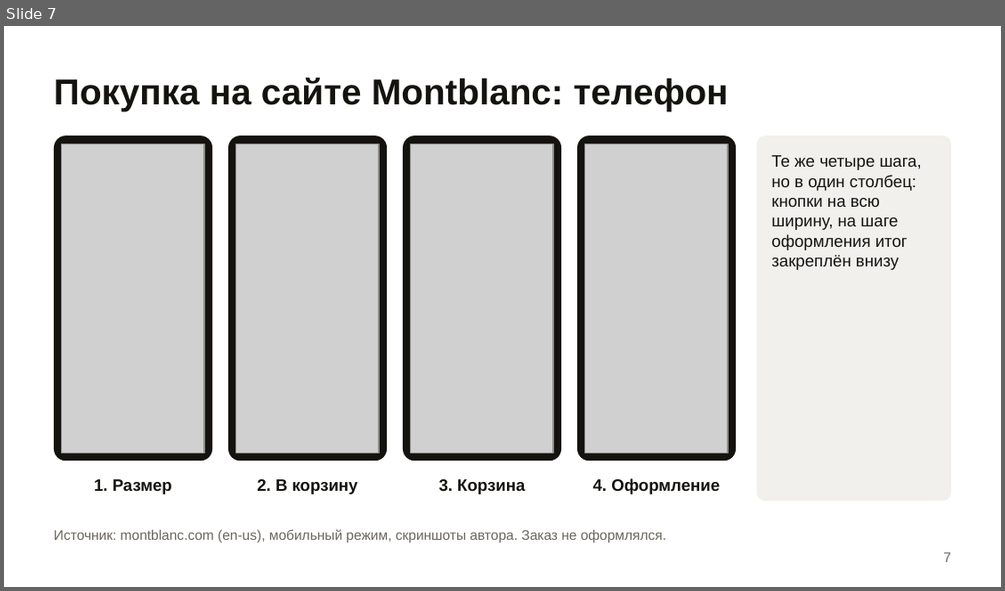
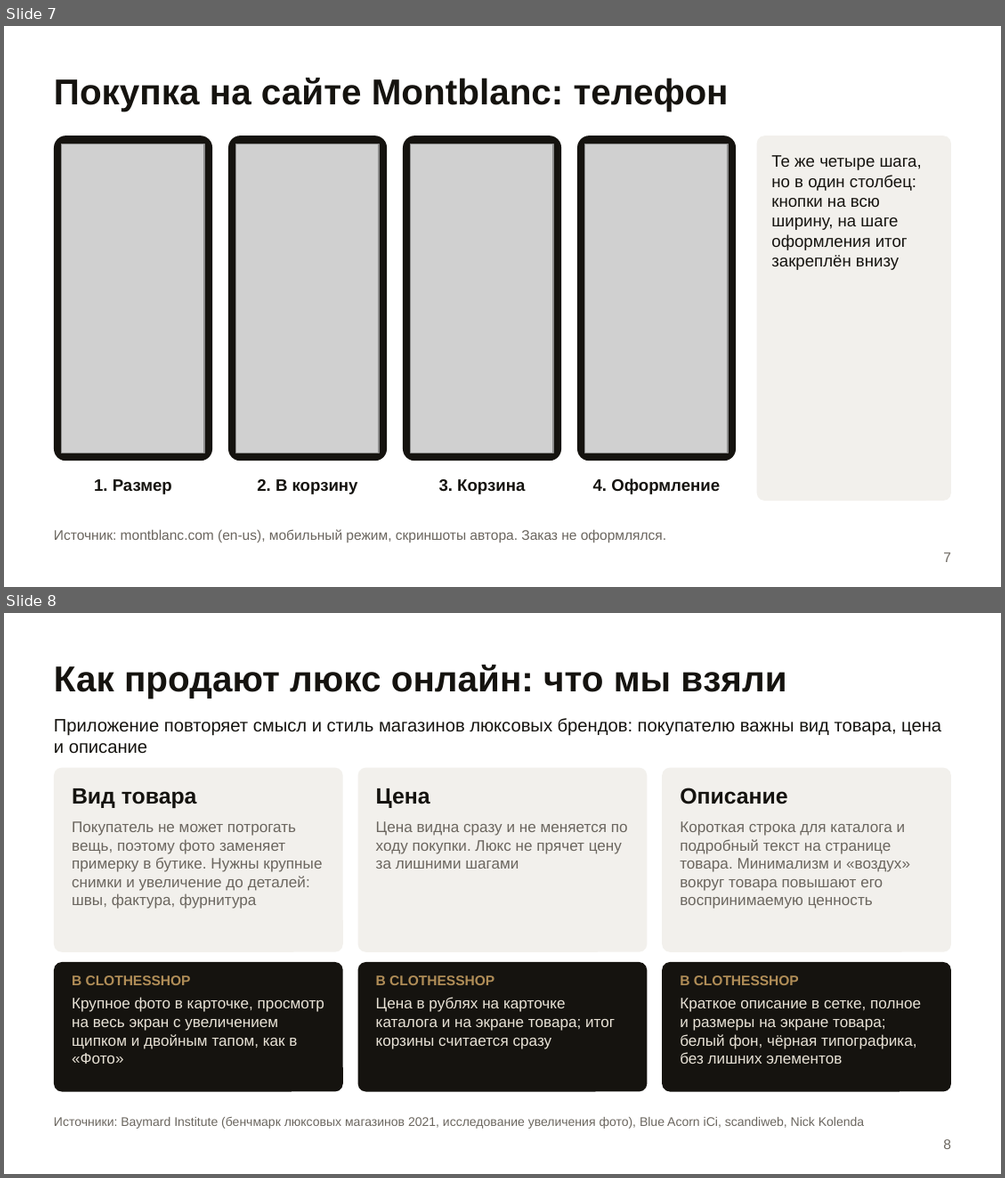
Before and after one commit to Kronos0041/OtusFinalize, a slide deck: presentation/ClothesShop-Diploma.pptx. Shown one above the other, each under a label of ours: slide 7 before the commit, slides 7 and 8 after it. The pictures are 1005x591 and 1005x1178 pixels, drawn with LibreOffice and Linux fonts; fonts in the diff are those of the drawing; grey boxes stand for pictures. Boxes give left, top, right and bottom in pixels: in the first picture for what was removed or moved away, otherwise in the second. Text is boxed around its words. In the diff, an @@ line names an element or a change of style, - is before the commit and + after.

```diff
--- a/presentation/ClothesShop-Diploma.pptx
+++ b/presentation/ClothesShop-Diploma.pptx
@@ slide 8 added at (4,613,1001,1174), background #FFFFFF @@
@@ text added at (54,665,786,698), 26 pt, text #15130F, bold @@
+Как продают люкс онлайн: что мы взяли
@@ text added at (54,718,941,754), 13 pt, text #15130F @@
+Приложение повторяет смысл и стиль магазинов люксовых брендов: покупателю важны вид товара, цена и описание
@@ rounded rectangle added at (54,768,343,952), fill #F2F0EC @@
@@ rounded rectangle added at (358,768,647,952), fill #F2F0EC @@
@@ rounded rectangle added at (662,768,951,952), fill #F2F0EC @@
@@ text added at (72,788,197,808), 16 pt, text #15130F, bold @@
+Вид товара
@@ text added at (376,788,430,808), 16 pt, text #15130F, bold @@
+Цена
@@ text added at (680,787,787,804), 16 pt, text #15130F, bold @@
+Описание
@@ text added at (72,821,322,908), 11 pt, text #6B665F @@
+Покупатель не может потрогать вещь, поэтому фото заменяет примерку в бутике. Нужны крупные снимки и увеличение до деталей: швы, фактура, фурнитура
@@ text added at (376,821,628,868), 11 pt, text #6B665F @@
+Цена видна сразу и не меняется по ходу покупки. Люкс не прячет цену за лишними шагами
@@ text added at (680,821,910,908), 11 pt, text #6B665F @@
+Короткая строка для каталога и подробный текст на странице товара. Минимализм и «воздух» вокруг товара повышают его воспринимаемую ценность
@@ rounded rectangle added at (54,962,343,1092), fill #15130F @@
@@ text added at (72,975,191,985), 10 pt, text #B08D57, bold @@
+В CLOTHESSHOP
@@ rounded rectangle added at (358,962,647,1092), fill #15130F @@
@@ text added at (376,975,494,985), 10 pt, text #B08D57, bold @@
+В CLOTHESSHOP
@@ rounded rectangle added at (662,962,951,1092), fill #15130F @@
@@ text added at (680,975,799,985), 10 pt, text #B08D57, bold @@
+В CLOTHESSHOP
@@ text added at (72,997,324,1063), 11 pt, text #E8E2D6 @@
+Крупное фото в карточке, просмотр на весь экран с увеличением щипком и двойным тапом, как в «Фото»
@@ text added at (376,997,615,1049), 11 pt, text #E8E2D6 @@
+Цена в рублях на карточке каталога и на экране товара; итог корзины считается сразу
@@ text added at (680,997,921,1063), 11 pt, text #E8E2D6 @@
+Краткое описание в сетке, полное и размеры на экране товара; белый фон, чёрная типографика, без лишних элементов
@@ text added at (54,1117,864,1128), 9 pt, text #6B665F @@
+Источники: Baymard Institute (бенчмарк люксовых магазинов 2021, исследование увеличения фото), Blue Acorn iCi, scandiweb, Nick Kolenda
@@ text added at (943,1139,951,1149), 10 pt, text #6B665F @@
+8
```
Also in this commit, not shown: 13 slides changed, 1 other file.
